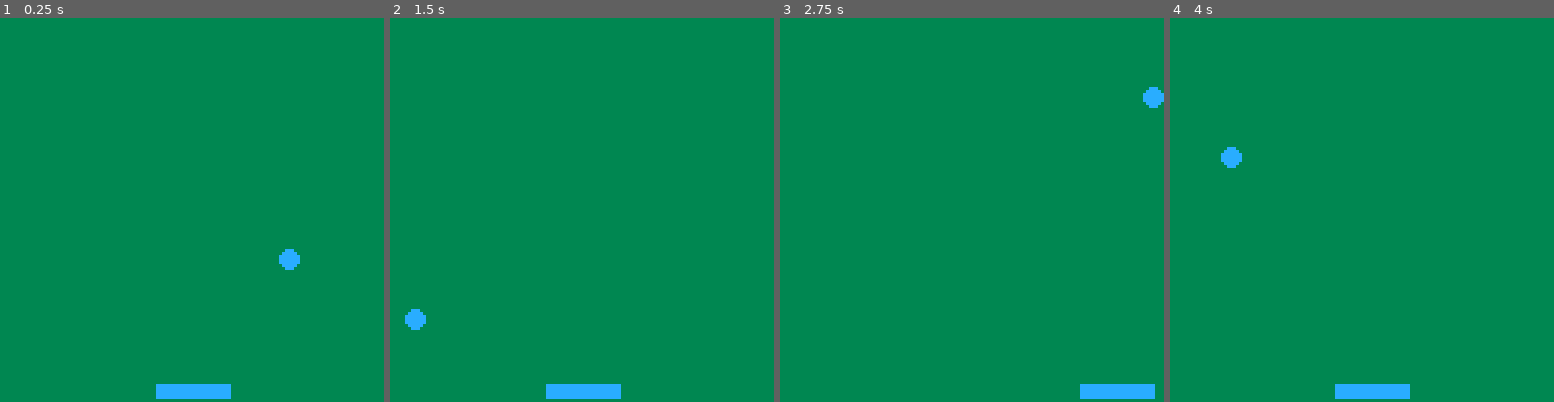
Above: before the commit, frames 1-4 (left to right).
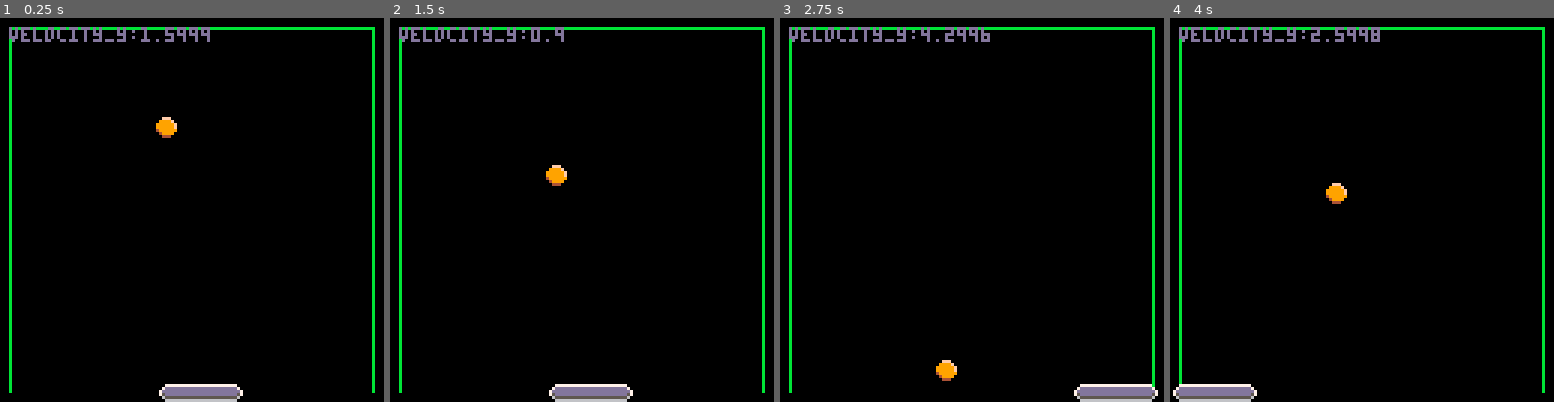
Above: after the commit, the same moments.

Repository: ebunders/pico8stuff
Game: PICO-8 cartridge bounce.p8
Two runs of this game, one before a commit and one after it. Both use one fixed random seed, a clock stepped at 60 frames per second and the inputs below.
Inputs:
- Up to frame 1 (0.25 s): no input
- Up to frame 2 (1.5 s): no input
- Up to frame 3 (2.75 s): hold Right 1.6-2.1 s; hold Right from 2.47 s (still down)
- Up to frame 4 (4 s): release Right at 3.03 s; hold Left 3.08-3.58 s

The runs differ from the first frame. In frame 1, 100% of the frame differs, in the area x 0-100%, y 0-100%; in frame 2, 100%; in frame 3, 100%; in frame 4, 100%.

Commit message:
ball is bouncing the court

Diff:
--- a/bounce.p8
+++ b/bounce.p8
@@ -1,65 +1,154 @@
 pico-8 cartridge // http://www.pico-8.com
 version 16
 __lua__
-padx=52
-pady=122
-padw=24
-padh=4
-ballx=64
-bally=64
-ballsize=3
-ballxdir=4
-ballydir=2
 
-function movepaddle()
-	if btn(0) and padx > 3 then 	padx -=3 end
-	if btn(1) and padx < 127-(padw+3) then padx +=3 end
+--ideen:
+-- als de bal een object raakt licht die even op
+-- aan het begin van het spel wordt de court als animatie getekent.
+gravity=0.1
+
+court = {
+  {x1=3, y1=3, x2=3, y2=124},
+  {x1= 124, y1=3, x2=124, y2=124},
+  {x1=3, y1=3, x2=124, y2=3},
+}
+
+pad = {
+  x=52,
+  y=122,
+  w=30,
+  h=6,
+  velocity=0,
+  friction=0.6,
+  acceleration=1,
+  max_velocity=5
+}
+
+function init_ball()
+  return {
+    x=52,
+    y=20,
+    velocity_x=0,
+    velocity_y=0,
+    h=7,
+    w=7,
+    colliding=false,
+    collide_pad = function(self)
+      if overlap(self,pad) then
+        if not self.colliding then sfx(1) end
+        self.colliding = true
+        self.y=pad.y-self.h
+        self.velocity_y= -mid(0, self.velocity_y - pad.friction + abs(pad.velocity), 5)
+        self.velocity_x = -pad.velocity
+      else
+        self.colliding=false
+      end
+    end,
+    collide_court=function(self)
+      if self.y<=3 then
+        self.velocity_y= -self.velocity_y
+        self.y=4
+      end
+      if self.x<=3 then
+        self.velocity_x = -self.velocity_x
+        self.x=4
+      end
+      if self.x>=(124-self.w) then
+        self.velocity_x= -self.velocity_x
+        self.x=123-self.w
+      end
+    end
+  }
 end
 
-function moveball()
-	ballx+=ballxdir
-	bally+=ballydir
+ball=init_ball()
+
+
+function update_paddle()
+  pad.velocity = reduce(pad.velocity, pad.friction)
+	if btn(0) and pad.x > 3 then 	pad.velocity-=pad.acceleration end
+	if btn(1) and pad.x < 127-(pad.w+3) then pad.velocity+=pad.acceleration end
+
+  pad.x = mid(0, pad.x+pad.velocity, 127-pad.w)
 end
 
-function bounceball()
-	if ballx < 0 or ballx > 128-ballsize then
-		ballxdir = -ballxdir
-		sfx(0)
-	end
-	if bally<0 then
-		ballydir = -ballydir
-		sfx(0)
-	end
+
+
+function update_ball (args)
+  ball.velocity_y = ball.velocity_y+gravity
+  ball.y+=ball.velocity_y
+  ball.x+=ball.velocity_x
+  if ball.y > 127 then ball=init_ball() end
 end
 
-function bouncepaddle()
-	if bally+ballsize >= pady and padx<ballx and padx+padw>ballx+ballsize then
-		ballydir= -ballydir
-    	sfx(1)
-	end
-end
-
-function loseball()
-	if bally>128 then
-		bally = 24
-		sfx(2)
-	end
-end
-
-function _update()
-	movepaddle()
-	bounceball()
-	bouncepaddle()
-	loseball()
-	moveball()
+function _update60()
+	update_paddle()
+  update_ball()
+  ball:collide_pad()
+  ball:collide_court()
 end
 
 
 function _draw()
-	rectfill(0,0,128,128,3)
-	rectfill(padx, pady, padx+padw, pady+padh, 12)
-	circfill(ballx, bally, ballsize, 12)
+  cls()
+  draw_lines(court,11)
+  draw_paddle()
+  draw_ball()
+  print("velocity_y:"..ball.velocity_y, 3,3)
 end
+
+function draw_lines(lines, color)
+  printh("test")
+  for l in all(lines) do
+    printh("line:")
+    line(l.x1, l.y1, l.x2, l.y2, color)
+  end
+end
+
+function draw_paddle()
+  spr(1, pad.x, pad.y)
+  spr(1, pad.x+(pad.w-8), pad.y, 1,1, true, false)
+  if(pad.w > 16) then
+    for l,c in pairs({[0]=7,[1]=13,[2]=13,[3]=13,[4]=5, [5]=6}) do
+      printh(""..l)
+      line(pad.x+8, pad.y+l, pad.x+(pad.w-8), pad.y+l, c)
+    end
+  end
+end
+
+function draw_ball()
+  spr(2, ball.x, ball.y)
+end
+
+-- Globale functies
+function overlap(e1, e2)
+  return e1.x+e1.w >= e2.x and e1.x <= e2.x+e2.w and e1.y+e1.h >= e2.y and e1.y <= e2.y+e2.h
+end
+
+-- Vergroot (negatief) of verklein (positief) de waarde van `val` met `amt` richting 0.
+--  Als het resultaat minder is dan `amt`vindt afronding naar 0 plaats
+function reduce(val, amt)
+  if val < -amt then
+    return val + amt
+  elseif val > amt then
+    return val - amt
+  else
+    return 0
+  end
+end
+
+-->8
+--tabje twee
+-->8
+--tabje 3
+__gfx__
+000000000007777700fff00000fff00000fff0000000000000000000000000000000000000000000000000000000000000000000000000000000000000000000
+00000000007ddddd09999f0009999f0009999f000000000000000000000000000000000000000000000000000000000000000000000000000000000000000000
+0070070007dddddd999999f0999999f0999999f00000000000000000000000000000000000000000000000000000000000000000000000000000000000000000
+00077000075ddddd999999f0999999f0999999f00000000000000000000000000000000000000000000000000000000000000000000000000000000000000000
+00077000006555554999999049999990444444000000000000000000000000000000000000000000000000000000000000000000000000000000000000000000
+00700700000666660499990004444400000000000000000000000000000000000000000000000000000000000000000000000000000000000000000000000000
+00000000000000000044400000000000000000000000000000000000000000000000000000000000000000000000000000000000000000000000000000000000
 
 
 
--- a/een.p8
+++ b/een.p8
@@ -191,7 +191,7 @@
 __gfx__
 000000000000000000000000000000000000b0000000b00077777777000000000000000000000000000000000000000000000000000000000000000000000000
 000000000000000000000000000000000093b90000e3be007666666d0009aa000000000000000000000000000000000000000000000000000000000000000000
-0070070000000000000000000000000099499494ee4ee4e47677776d009aaaa00000000000000000000000000000000000000000000000000000000000000000
+0070070000000000000000000000000099493494ee4ee4e47677776d009aaaa00000000000000000000000000000000000000000000000000000000000000000
 0007700000000000000000000000000094999494e4eee4e476766d6d009aaaa00000000000000000000000000000000000000000000000000000000000000000
 0007700000000000000000000000000094999499e4eee4ee76766d6d009aaaa00000000000000000000000000000000000000000000000000000000000000000
 0070070000000000000000000000000094999499e4eee4ee76dddd6d009aaaa00000000000000000000000000000000000000000000000000000000000000000
Not shown, changed: the sound effects (__sfx__) section of bounce.p8
